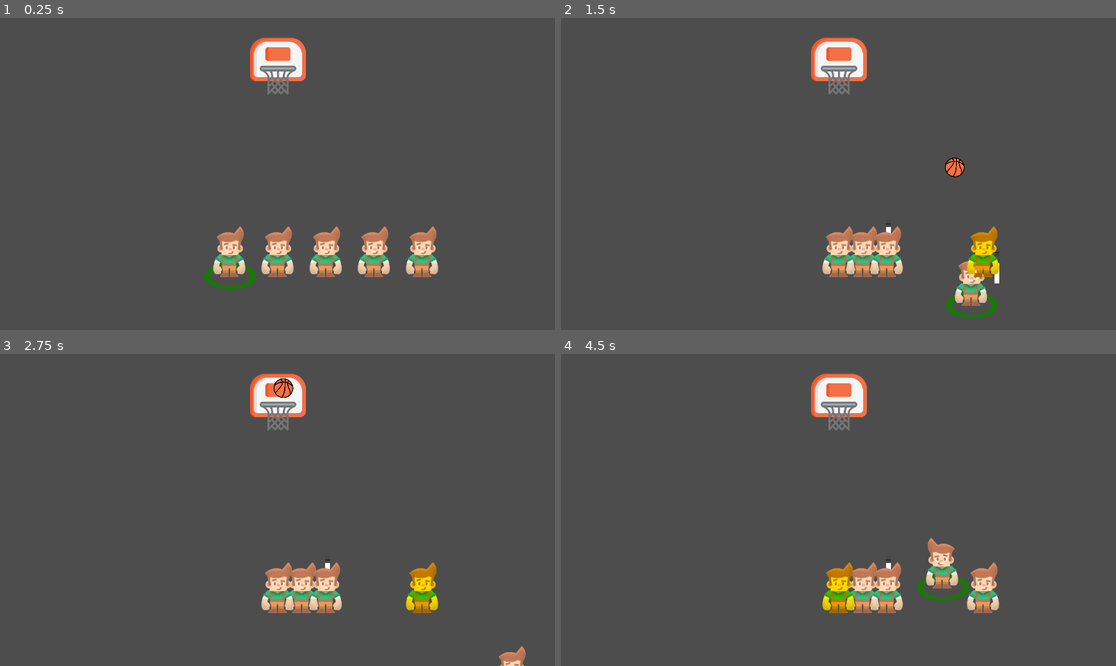
Above: before the commit, frames 1-4 (two rows, left to right).
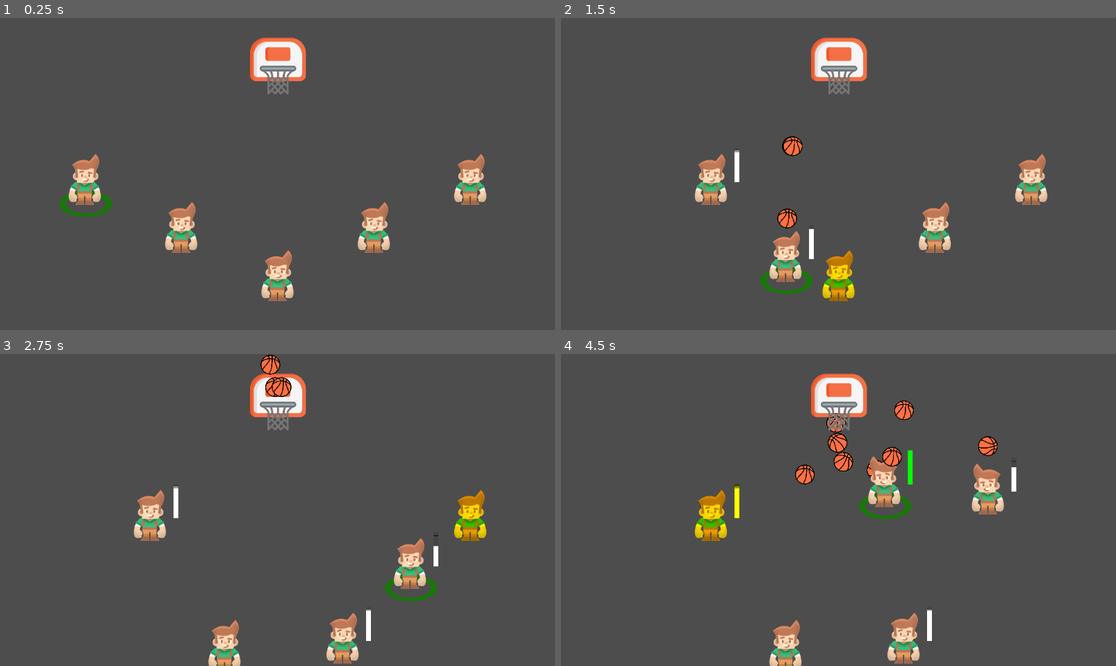
Above: after the commit, the same moments.

Repository: david8zhang/baller-quest-godot
Game: Godot game, scene res://scenes/Main.tscn
Two runs of this game, one before a commit and one after it. Both use one fixed random seed, a clock stepped at 60 frames per second and the inputs below.
Inputs:
- Up to frame 1 (0.25 s): no input
- Up to frame 2 (1.5 s): tap Enter at 0.5 s; hold Right (move_right) 0.53-1.28 s; hold F (shoot_ball) 0.53-1.28 s; tap Space (pass) at 0.6 s; hold Down (move_down) from 1.28 s (still down); tap F (shoot_ball) at 1.35 s
- Up to frame 3 (2.75 s): tap Space (pass) at 1.55, 2.1 s; release Down (move_down) at 2.03 s; hold Right (move_right) from 2.03 s (still down); hold F (shoot_ball) from 2.03 s (still down)
- Up to frame 4 (4.5 s): release Right (move_right) at 2.78 s; release F (shoot_ball) at 2.78 s; hold Up (move_up) 2.78-3.53 s; tap F (shoot_ball) at 2.85, 4.35 s; tap Space (pass) at 3.05, 3.6 s; hold F (shoot_ball) 3.53-4.28 s; hold Left (move_left) from 3.53 s (still down)

The runs differ from the first frame. In frame 1, 6.5% of the frame differs, in the area x 10-88%, y 43-91%; in frame 2, 7.3%; in frame 3, 6.6%; in frame 4, 8.5%, in the area x 24-83%, y 14-100%.

Commit message:
added ball/floor collision

Diff:
--- a/prefab/Ball.tscn
+++ b/prefab/Ball.tscn
@@ -5,7 +5,7 @@
 
 [sub_resource type="PhysicsMaterial" id="PhysicsMaterial_kua0q"]
 friction = 0.5
-bounce = 0.85
+bounce = 0.75
 
 [sub_resource type="CircleShape2D" id="CircleShape2D_yclt3"]
 radius = 20.0
@@ -14,8 +14,8 @@
 radius = 21.0
 
 [node name="Ball" type="RigidBody2D"]
-collision_layer = 2
-collision_mask = 2
+collision_layer = 10
+collision_mask = 10
 mass = 0.01
 physics_material_override = SubResource("PhysicsMaterial_kua0q")
 script = ExtResource("1_feubt")
@@ -25,10 +25,10 @@
 scale = Vector2(0.08, 0.08)
 texture = ExtResource("1_1fnjy")
 
-[node name="RimCollider" type="CollisionShape2D" parent="."]
-position = Vector2(-1, 0)
+[node name="Collider" type="CollisionShape2D" parent="."]
 shape = SubResource("CircleShape2D_yclt3")
 disabled = true
+debug_color = Color(0, 0.6, 0.701961, 0.419608)
 
 [node name="MakeDetector" type="Area2D" parent="."]
 collision_layer = 2
@@ -43,8 +43,8 @@
 collision_mask = 4
 
 [node name="CollisionShape2D" type="CollisionShape2D" parent="PlayerDetector"]
-position = Vector2(-1, 0)
 shape = SubResource("CircleShape2D_csasp")
 
-[connection signal="body_entered" from="MakeDetector" to="." method="_on_rim_detector_body_entered"]
+[connection signal="body_entered" from="." to="." method="_on_body_entered"]
+[connection signal="body_entered" from="MakeDetector" to="." method="_on_make_detector_body_entered"]
 [connection signal="body_entered" from="PlayerDetector" to="." method="_on_player_detector_body_entered"]
--- a/prefab/Hoop.tscn
+++ b/prefab/Hoop.tscn
@@ -8,7 +8,7 @@
 size = Vector2(76, 12)
 
 [sub_resource type="RectangleShape2D" id="RectangleShape2D_8uert"]
-size = Vector2(46, 20)
+size = Vector2(46, 4)
 
 [node name="Hoop" type="StaticBody2D"]
 collision_layer = 2
@@ -32,9 +32,11 @@
 
 [node name="NetCollider" type="StaticBody2D" parent="."]
 position = Vector2(1, 22)
+rotation = 3.14159
 collision_layer = 2
 collision_mask = 2
 
 [node name="CollisionShape2D" type="CollisionShape2D" parent="NetCollider"]
-position = Vector2(0, 3)
+position = Vector2(-3.57628e-07, 4)
 shape = SubResource("RectangleShape2D_8uert")
+one_way_collision = true
--- a/prefab/Player.tscn
+++ b/prefab/Player.tscn
@@ -32,3 +32,5 @@
 
 [node name="Sprite2D" type="Sprite2D" parent="."]
 texture = ExtResource("2_qrr0q")
+
+[node name="StateMachine" type="Node2D" parent="."]
--- a/scenes/Main.tscn
+++ b/scenes/Main.tscn
@@ -1,8 +1,12 @@
-[gd_scene load_steps=4 format=3 uid="uid://dsr0v11ggewrq"]
+[gd_scene load_steps=5 format=3 uid="uid://dsr0v11ggewrq"]
 
 [ext_resource type="PackedScene" uid="uid://din6tp3j6rrfm" path="res://prefab/Player.tscn" id="1_rkvvu"]
 [ext_resource type="Script" path="res://scripts/PlayerManager.gd" id="1_xoi36"]
 [ext_resource type="PackedScene" uid="uid://bp4p74n22uoph" path="res://prefab/Hoop.tscn" id="3_4jcto"]
+
+[sub_resource type="SegmentShape2D" id="SegmentShape2D_b25lt"]
+a = Vector2(-600, 2.08165e-12)
+b = Vector2(600, 2.08165e-12)
 
 [node name="Main" type="Node2D"]
 
@@ -14,3 +18,11 @@
 
 [node name="Hoop" parent="." instance=ExtResource("3_4jcto")]
 position = Vector2(2.08165e-12, -225)
+
+[node name="Ground" type="StaticBody2D" parent="."]
+collision_layer = 8
+collision_mask = 8
+
+[node name="CollisionShape2D" type="CollisionShape2D" parent="Ground"]
+shape = SubResource("SegmentShape2D_b25lt")
+one_way_collision = true
--- a/scripts/Ball.gd
+++ b/scripts/Ball.gd
@@ -1,7 +1,8 @@
 class_name Ball
 extends RigidBody2D
 
-@onready var rim_collider = $RimCollider
+@onready var collider = $Collider
+@onready var floor_collider = $FloorCollider
 @onready var make_collider: CollisionShape2D = $MakeDetector/CollisionShape2D
 @onready var player_collider: CollisionShape2D = $PlayerDetector/CollisionShape2D
 @onready var player_detector: Area2D = $PlayerDetector
@@ -13,24 +14,24 @@
 	player_collider.disabled = true
 
 
-func enable_rim_collision():
-	rim_collider.disabled = false
-	make_collider.disabled = true
+func enable_collision():
+	collider.set_deferred("disabled", false)
+	make_collider.set_deferred("disabled", true)
 
 
-func disable_rim_collision():
-	rim_collider.disabled = true
-	make_collider.disabled = false
-
-
-# logic for when ball colliders with hoop on makes
-func _on_rim_detector_body_entered(body: Node2D):
-	if body.name == "NetCollider":
-		# Slow down ball (to simulate colliding with the net)
-		linear_velocity.x = linear_velocity.x * 0.25
-		linear_velocity.y = linear_velocity.y * 0.75
+func disable_collision():
+	collider.set_deferred("disabled", true)
+	make_collider.set_deferred("disabled", false)
 
 
 func _on_player_detector_body_entered(body):
 	var player = body as Player
 	player.receive_pass(self)
+
+# logic for when ball colliders with hoop on makes
+func _on_make_detector_body_entered(body: Node2D):
+	if body.name == "NetCollider":
+		# Slow down ball (to simulate colliding with the net)
+		linear_velocity.x = linear_velocity.x * 0.25
+		linear_velocity.y = linear_velocity.y * 0.75
+		enable_collision()
--- a/scripts/Player.gd
+++ b/scripts/Player.gd
@@ -102,18 +102,18 @@
 
 
 func shoot_ball(shot_result: ShotMeter.SHOT_RESULT):
-	has_ball = false
+#	has_ball = false
 	var ball = ball_scene.instantiate() as Ball
 	ball.global_position = self.global_position
 	add_sibling(ball)
 	if shot_result == ShotMeter.SHOT_RESULT.MAKE:
 		print("MAKE!")
-		ball.disable_rim_collision()
+		ball.disable_collision()
 		hoop.disable_rim_collider()
 		create_arc(ball, Vector2(hoop.position.x, hoop.position.y - 10), 1.5)
 	else:
 		print("MISS!")
-		ball.enable_rim_collision()
+		ball.enable_collision()
 		hoop.enable_rim_collider()
 		var x_target_miss_left = randi_range(hoop.global_position.x - 15, hoop.global_position.x - 10)
 		var x_target_miss_right = randi_range(hoop.global_position.x + 10, hoop.global_position.x + 15)
@@ -141,6 +141,20 @@
 	var velocity_y = (dest_position.y - ball.global_position.y - 490 * pow(duration_sec, 2)) / duration_sec
 	ball.linear_velocity = Vector2(velocity_x, velocity_y)
 
+	var timer := Timer.new()
+	timer.wait_time = 1.0
+	timer.autostart = true
+	timer.one_shot = true
+	var callable = Callable(self, "enable_collision").bind(ball, timer)
+	timer.connect("timeout", callable)
+	add_child(timer)
+
+
+func enable_floor(ball: Ball, timer: Timer):
+	print("enable collision!")
+	ball.enable_collision()
+	timer.queue_free()
+
 
 func select():
 	highlight.visible = true
--- a/scripts/PlayerManager.gd
+++ b/scripts/PlayerManager.gd
@@ -5,14 +5,24 @@
 var selected_player: Player = null
 var players: Array = []
 
+var player_positions = [
+	Vector2(-400, 0),
+	Vector2(-200, 100),
+	Vector2(0, 200),
+	Vector2(200, 100),
+	Vector2(400, 0)
+]
+
 # Called when the node enters the scene tree for the first time.
 func _ready():
-	for i in range(5):
+	var i = 0
+	for pos in player_positions:
 		var new_player = player_scene.instantiate()
-		new_player.position = Vector2(i * 100 - 100, 150)
+		new_player.global_position = pos
 		players.append(new_player)
 		add_child(new_player)
 		new_player.player_name = "Player " + str(i)
+		i += 1
 	selected_player = players[0]
 	selected_player.select()
 	selected_player.has_ball = true
--- /dev/null
+++ b/scripts/fsm/IdleState.gd
@@ -0,0 +1,11 @@
+extends State
+
+
+# Called when the node enters the scene tree for the first time.
+func _ready():
+	pass # Replace with function body.
+
+
+# Called every frame. 'delta' is the elapsed time since the previous frame.
+func _process(delta):
+	pass
--- /dev/null
+++ b/scripts/fsm/State.gd
@@ -0,0 +1,35 @@
+# Virtual base class for all states.
+class_name State
+extends Node
+
+# Reference to the state machine, to call its `transition_to()` method directly.
+# That's one unorthodox detail of our state implementation, as it adds a dependency between the
+# state and the state machine objects, but we found it to be most efficient for our needs.
+# The state machine node will set it.
+var state_machine = null
+
+# Reference to the entity node, which should be the parent of the state machine
+@onready var entity = get_parent().get_parent()
+@onready var sprite: Sprite2D = entity.get_node("Sprite2D")
+
+# Virtual function. Receives events from the `_unhandled_input()` callback.
+func handle_input(_event: InputEvent) -> void:
+	pass
+
+# Virtual function. Corresponds to the `_process()` callback.
+func update(_delta: float) -> void:
+	pass
+
+# Virtual function. Corresponds to the `_physics_process()` callback.
+func physics_update(_delta: float) -> void:
+	pass
+
+# Virtual function. Called by the state machine upon changing the active state. The `msg` parameter
+# is a dictionary with arbitrary data the state can use to initialize itself.
+func enter(_msg:={}) -> void:
+	pass
+
+# Virtual function. Called by the state machine before changing the active state. Use this function
+# to clean up the state.
+func exit() -> void:
+	pass
--- /dev/null
+++ b/scripts/fsm/StateMachine.gd
@@ -0,0 +1,49 @@
+class_name StateMachine
+extends Node
+
+"""
+Generic state machine. Initializes states and delegates engine callbacks
+(_physics_process, _unhandled_input) to the active state. To use, set up the states
+in the scene tree.
+"""
+
+# Emitted when transitioning to a new state.
+signal transitioned(state_name)
+
+# Path to the initial active state. We export it to be able to pick the initial state in the inspector.
+@export var initial_state := NodePath()
+
+# The current active state. At the start of the game, we get the `initial_state`.
+@onready var state: State = get_node(initial_state)
+
+func _ready() -> void:
+	await owner.ready;
+	# The state machine assigns itself to the State objects' state_machine property.
+	for child in get_children():
+		child.state_machine = self
+	state.enter()
+
+# The state machine subscribes to node callbacks and delegates them to the state objects.
+func _unhandled_input(event: InputEvent) -> void:
+	state.handle_input(event)
+
+func _process(delta: float) -> void:
+	state.update(delta)
+
+func _physics_process(delta: float) -> void:
+	state.physics_update(delta)
+
+# This function calls the current state's exit() function, then changes the active state,
+# and calls its enter function.
+# It optionally takes a `msg` dictionary to pass to the next state's enter() function.
+func transition_to(target_state_name: String, msg: Dictionary={}) -> void:
+	# Safety check, you could use an assert() here to report an error if the state name is incorrect.
+	# We don't use an assert here to help with code reuse. If you reuse a state in different state machines
+	# but you don't want them all, they won't be able to transition to states that aren't in the scene tree.
+	if not has_node(target_state_name):
+		return
+
+	state.exit()
+	state = get_node(target_state_name)
+	state.enter(msg)
+	transitioned.emit(state.name)
